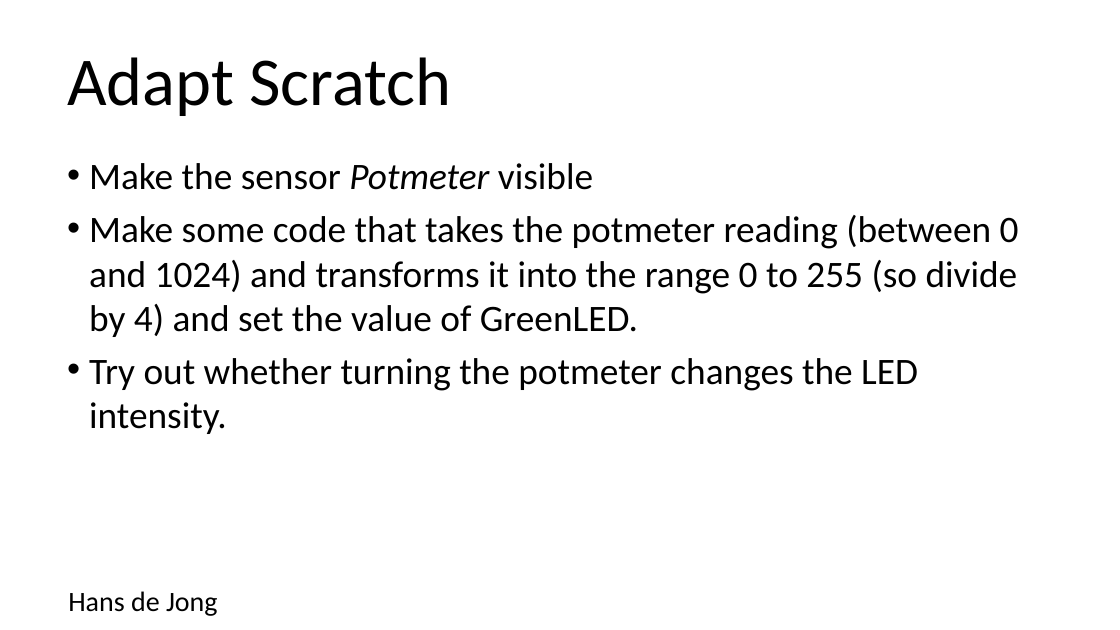
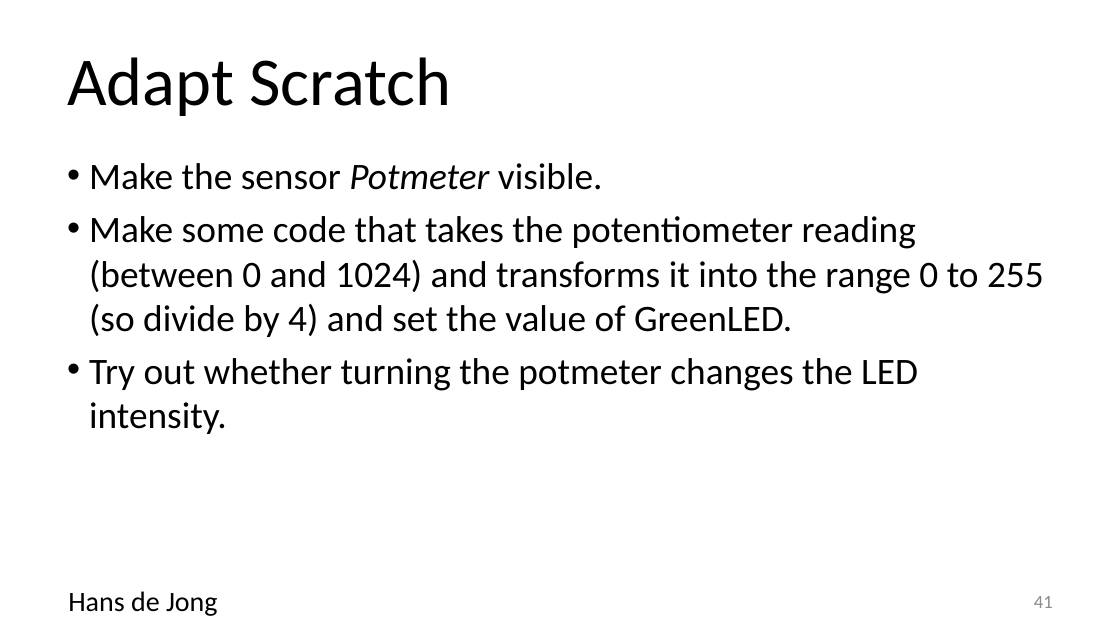
Before and after one commit to hansdejongehv/Weekendschool-PiAndMore, a slide deck: slide 41 of PiAndMore/Part-1--Breadboard/PiAndMore workshop physical computing with Arduino - part 1 - Beginners and Advanced.v0.3.pptx (slide 38 before the commit). Drawn at 1120x630 pixels with LibreOffice and Linux fonts; fonts in the diff are those of the drawing; background and template pictures are left out. Boxes give left, top, right and bottom in pixels: in the first picture for what was removed or moved away, otherwise in the second. Text is boxed around its words. In the diff, an @@ line names an element or a change of style, - is before the commit and + after.

Commit message:
Update on presentation

```diff
--- a/PiAndMore/Part-1--Breadboard/PiAndMore workshop physical computing with Arduino - part 1 - Beginners and Advanced.v0.3.pptx
+++ b/PiAndMore/Part-1--Breadboard/PiAndMore workshop physical computing with Arduino - part 1 - Beginners and Advanced.v0.3.pptx
@@ text at [89,163,1044,337]: text changed @@
-• Make the sensor Potmeter visible
-• Make some code that takes the potmeter reading (between 0 and 1024) and transforms it into the range 0 to 255 (so divide by 4) and set the value of GreenLED.
+• Make the sensor Potmeter visible.
+• Make some code that takes the potentiometer reading (between 0 and 1024) and transforms it into the range 0 to 255 (so divide by 4) and set the value of GreenLED.
@@ page number added at [1034,596,1053,608], 12 pt, text #8C8C8C @@
+41
```
Also in this commit, not shown: 40 other slides changed, 12 slides added, 3 slides removed, 1 other file.
